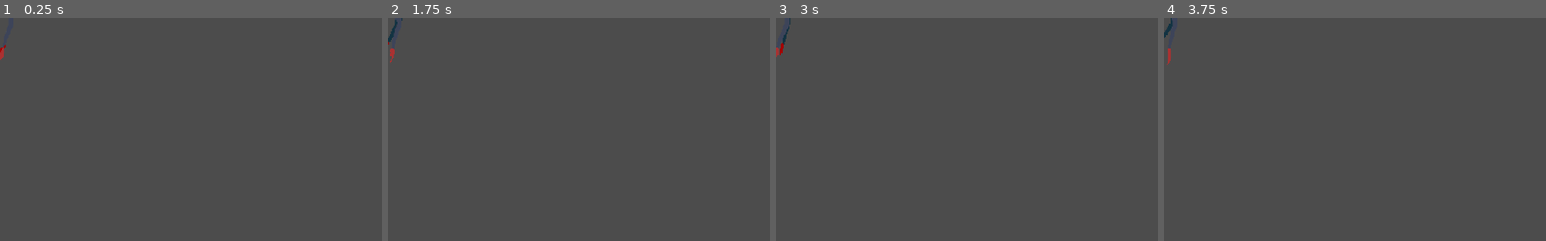
Above: before the commit, frames 1-4 (left to right).
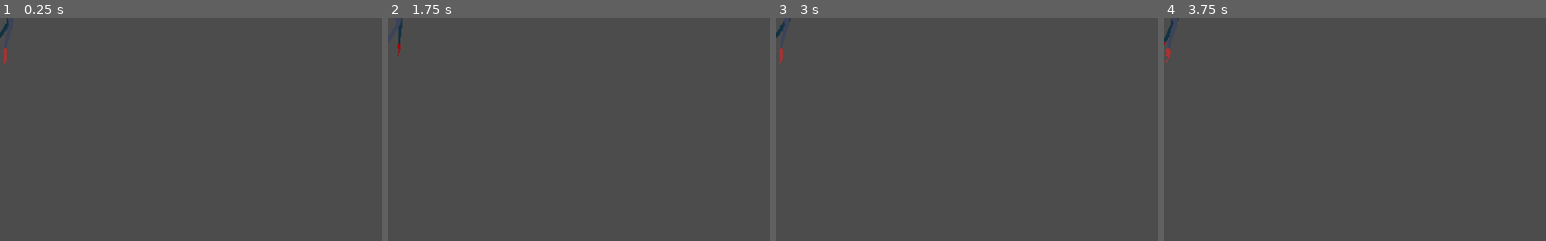
Above: after the commit, the same moments.

Repository: shash-nerurkar/Blahaj-The-Braveheart
Game: Godot game, scene res://enemy/shoot_enemy.tscn
The game is run twice, just before and just after one commit, with the same random seed, the same clock (stepped at 60 frames per second) and the same inputs. This scene is started directly instead of the project's main scene.
Inputs:
- Up to frame 1 (0.25 s): no input
- Up to frame 2 (1.75 s): tap Enter at 0.5 s; hold Right (player_forward) 0.53-1.28 s; hold Z (player_attack) 0.53-1.28 s; tap Space at 1.25 s; hold Down (player_down) from 1.28 s (still down); tap Z (player_attack) at 1.35 s
- Up to frame 3 (3 s): release Down (player_down) at 2.03 s; hold Z (player_attack) 2.03-2.78 s; hold Right (player_forward) from 2.03 s (still down); tap Enter at 2.75 s; tap Z (player_attack) at 2.85 s
- Up to frame 4 (3.75 s): release Right (player_forward) at 3.53 s; hold Down (player_down) from 3.53 s (still down); hold Z (player_attack) from 3.53 s (still down)
The pictures show only the part of the screen within x 0-50%, y 0-50%; the shares and areas given below are measured in that part.

The runs differ from the first frame. In frame 1, 0.2% of the frame differs, in the area x 0-3%, y 0-21%; in frame 2, 0.2%, in the area x 0-4%, y 0-21%; in frame 3, 0.2%; in frame 4, 0.1%.
Error in both runs: Invalid get index 'position' (on base: 'null instance'). (res://enemy/shoot_enemy.gd:160)

Commit message:
Add files via upload

Diff:
--- a/enemy/dash_enemy.tscn
+++ b/enemy/dash_enemy.tscn
@@ -52,6 +52,11 @@
 "name": "lamprey_idle",
 "speed": 5.0
 }, {
+"frames": [ ExtResource( 28 ), ExtResource( 9 ), ExtResource( 16 ), ExtResource( 10 ), ExtResource( 12 ), ExtResource( 17 ), ExtResource( 11 ), ExtResource( 13 ), ExtResource( 18 ), ExtResource( 15 ) ],
+"loop": true,
+"name": "orca_idle",
+"speed": 5.0
+}, {
 "frames": [ ExtResource( 23 ), ExtResource( 24 ), ExtResource( 25 ), ExtResource( 26 ) ],
 "loop": true,
 "name": "lamprey_move",
@@ -61,11 +66,6 @@
 "loop": false,
 "name": "lamprey_death",
 "speed": 5.0
-}, {
-"frames": [ ExtResource( 28 ), ExtResource( 9 ), ExtResource( 16 ), ExtResource( 10 ), ExtResource( 12 ), ExtResource( 17 ), ExtResource( 11 ), ExtResource( 13 ), ExtResource( 18 ), ExtResource( 15 ) ],
-"loop": true,
-"name": "orca_idle",
-"speed": 5.0
 } ]
 
 [sub_resource type="RectangleShape2D" id=2]
@@ -73,7 +73,7 @@
 
 [sub_resource type="Animation" id=3]
 resource_name = "damage"
-length = 0.2
+length = 0.4
 step = 0.05
 tracks/0/type = "value"
 tracks/0/path = NodePath("sprite:modulate")
@@ -82,10 +82,10 @@
 tracks/0/imported = false
 tracks/0/enabled = true
 tracks/0/keys = {
-"times": PoolRealArray( 0, 0.05, 0.1, 0.15, 0.2 ),
+"times": PoolRealArray( 0, 0.1, 0.2, 0.3, 0.4 ),
 "transitions": PoolRealArray( 1, 1, 1, 1, 1 ),
-"update": 1,
-"values": [ Color( 1, 1, 1, 1 ), Color( 0, 0, 0, 1 ), Color( 1, 1, 1, 1 ), Color( 0, 0, 0, 1 ), Color( 1, 1, 1, 1 ) ]
+"update": 0,
+"values": [ Color( 1, 1, 1, 1 ), Color( 1, 0, 0, 1 ), Color( 1, 1, 1, 1 ), Color( 1, 0, 0, 1 ), Color( 1, 1, 1, 1 ) ]
 }
 
 [sub_resource type="Animation" id=4]
--- a/enemy/shoot_enemy.tscn
+++ b/enemy/shoot_enemy.tscn
@@ -64,6 +64,41 @@
 
 [sub_resource type="SpriteFrames" id=1]
 animations = [ {
+"frames": [ ExtResource( 15 ), ExtResource( 11 ), ExtResource( 13 ), ExtResource( 12 ), ExtResource( 14 ) ],
+"loop": false,
+"name": "harpoon_death",
+"speed": 15.0
+}, {
+"frames": [ ExtResource( 20 ), ExtResource( 27 ), ExtResource( 16 ), ExtResource( 38 ), ExtResource( 31 ) ],
+"loop": false,
+"name": "tranq_death",
+"speed": 15.0
+}, {
+"frames": [ ExtResource( 25 ), ExtResource( 22 ), ExtResource( 24 ), ExtResource( 17 ), ExtResource( 23 ), ExtResource( 18 ), ExtResource( 26 ), ExtResource( 19 ), ExtResource( 21 ) ],
+"loop": true,
+"name": "tranq_idle",
+"speed": 5.0
+}, {
+"frames": [ ExtResource( 49 ), ExtResource( 51 ), ExtResource( 42 ), ExtResource( 41 ), ExtResource( 45 ), ExtResource( 46 ), ExtResource( 43 ), ExtResource( 52 ), ExtResource( 40 ) ],
+"loop": true,
+"name": "ultrasonic_idle",
+"speed": 5.0
+}, {
+"frames": [ ExtResource( 39 ), ExtResource( 44 ), ExtResource( 48 ), ExtResource( 47 ), ExtResource( 50 ) ],
+"loop": false,
+"name": "ultrasonic_death",
+"speed": 10.0
+}, {
+"frames": [ ExtResource( 32 ), ExtResource( 35 ), ExtResource( 36 ), ExtResource( 34 ), ExtResource( 37 ), ExtResource( 33 ), ExtResource( 29 ), ExtResource( 28 ), ExtResource( 30 ) ],
+"loop": true,
+"name": "tranq_move",
+"speed": 5.0
+}, {
+"frames": [ ExtResource( 53 ), ExtResource( 54 ), ExtResource( 58 ), ExtResource( 55 ), ExtResource( 56 ), ExtResource( 57 ), ExtResource( 61 ), ExtResource( 60 ), ExtResource( 59 ) ],
+"loop": true,
+"name": "ultrasonic_move",
+"speed": 5.0
+}, {
 "frames": [ ExtResource( 2 ), ExtResource( 5 ), ExtResource( 8 ), ExtResource( 4 ), ExtResource( 3 ), ExtResource( 7 ), ExtResource( 6 ), ExtResource( 9 ), ExtResource( 10 ) ],
 "loop": true,
 "name": "harpoon_move",
@@ -73,48 +108,13 @@
 "loop": true,
 "name": "harpoon_idle",
 "speed": 5.0
-}, {
-"frames": [ ExtResource( 53 ), ExtResource( 54 ), ExtResource( 58 ), ExtResource( 55 ), ExtResource( 56 ), ExtResource( 57 ), ExtResource( 61 ), ExtResource( 60 ), ExtResource( 59 ) ],
-"loop": true,
-"name": "ultrasonic_move",
-"speed": 5.0
-}, {
-"frames": [ ExtResource( 15 ), ExtResource( 11 ), ExtResource( 13 ), ExtResource( 12 ), ExtResource( 14 ) ],
-"loop": false,
-"name": "harpoon_death",
-"speed": 15.0
-}, {
-"frames": [ ExtResource( 49 ), ExtResource( 51 ), ExtResource( 42 ), ExtResource( 41 ), ExtResource( 45 ), ExtResource( 46 ), ExtResource( 43 ), ExtResource( 52 ), ExtResource( 40 ) ],
-"loop": true,
-"name": "ultrasonic_idle",
-"speed": 5.0
-}, {
-"frames": [ ExtResource( 25 ), ExtResource( 22 ), ExtResource( 24 ), ExtResource( 17 ), ExtResource( 23 ), ExtResource( 18 ), ExtResource( 26 ), ExtResource( 19 ), ExtResource( 21 ) ],
-"loop": true,
-"name": "tranq_idle",
-"speed": 5.0
-}, {
-"frames": [ ExtResource( 32 ), ExtResource( 35 ), ExtResource( 36 ), ExtResource( 34 ), ExtResource( 37 ), ExtResource( 33 ), ExtResource( 29 ), ExtResource( 28 ), ExtResource( 30 ) ],
-"loop": true,
-"name": "tranq_move",
-"speed": 5.0
-}, {
-"frames": [ ExtResource( 20 ), ExtResource( 27 ), ExtResource( 16 ), ExtResource( 38 ), ExtResource( 31 ) ],
-"loop": false,
-"name": "tranq_death",
-"speed": 15.0
-}, {
-"frames": [ ExtResource( 39 ), ExtResource( 44 ), ExtResource( 48 ), ExtResource( 47 ), ExtResource( 50 ) ],
-"loop": false,
-"name": "ultrasonic_death",
-"speed": 10.0
 } ]
 
 [sub_resource type="CapsuleShape2D" id=2]
 height = 104.537
 
 [sub_resource type="Animation" id=3]
-length = 0.2
+length = 0.4
 step = 0.05
 tracks/0/type = "value"
 tracks/0/path = NodePath("sprite:modulate")
@@ -123,10 +123,10 @@
 tracks/0/imported = false
 tracks/0/enabled = true
 tracks/0/keys = {
-"times": PoolRealArray( 0, 0.05, 0.1, 0.15, 0.2 ),
+"times": PoolRealArray( 0, 0.1, 0.2, 0.3, 0.4 ),
 "transitions": PoolRealArray( 1, 1, 1, 1, 1 ),
 "update": 0,
-"values": [ Color( 1, 1, 1, 1 ), Color( 100, 100, 100, 1 ), Color( 1, 1, 1, 1 ), Color( 100, 100, 100, 1 ), Color( 1, 1, 1, 1 ) ]
+"values": [ Color( 1, 1, 1, 1 ), Color( 1, 0, 0, 1 ), Color( 1, 1, 1, 1 ), Color( 1, 0, 0, 1 ), Color( 1, 1, 1, 1 ) ]
 }
 
 [sub_resource type="Animation" id=4]
@@ -154,6 +154,7 @@
 position = Vector2( -0.487686, -0.487671 )
 frames = SubResource( 1 )
 animation = "ultrasonic_idle"
+frame = 8
 playing = true
 
 [node name="collision" type="CollisionShape2D" parent="."]
